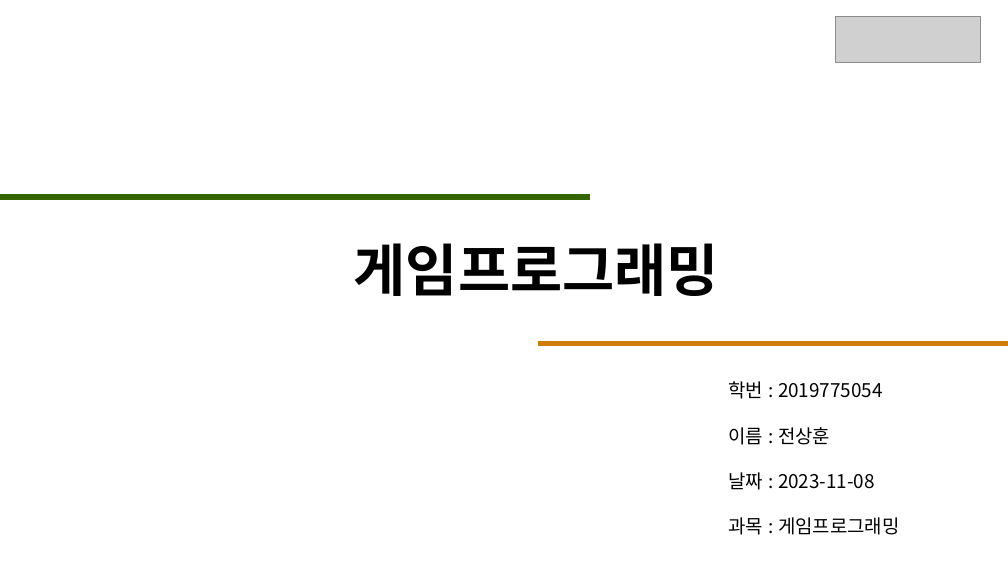
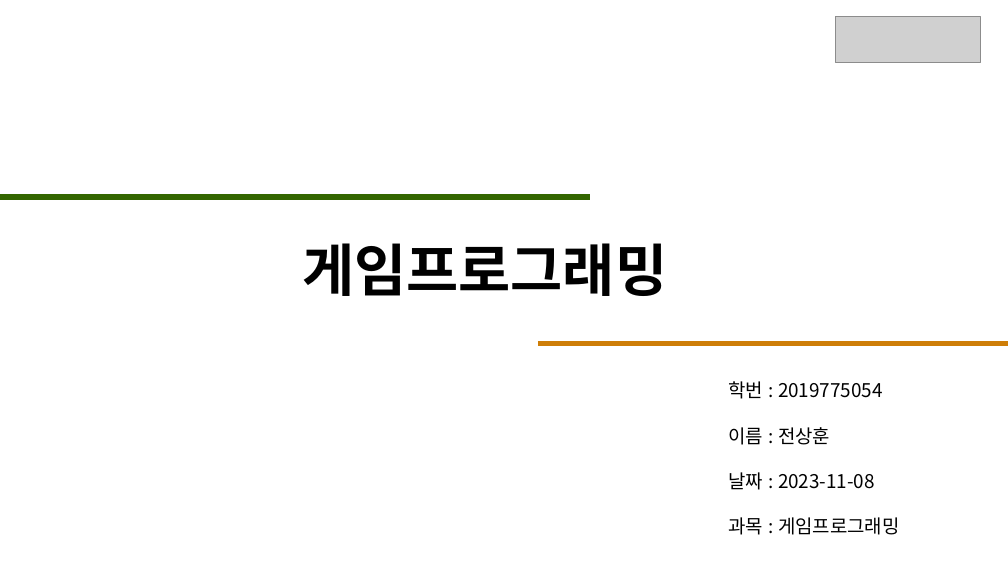
Before and after one commit to JeonSangHoon0711/2023-gameprogramming, a slide deck: slide 1 of 9week/2019775054.pptx. Drawn at 1008x567 pixels with LibreOffice and Linux fonts; fonts in the diff are those of the drawing; grey boxes stand for pictures. Boxes give left, top, right and bottom in pixels: in the first picture for what was removed or moved away, otherwise in the second. Text is boxed around its words. In the diff, an @@ line names an element or a change of style, - is before the commit and + after.

```diff
--- a/9week/2019775054.pptx
+++ b/9week/2019775054.pptx
@@ text "게임프로그래밍": place and size @@
-text "게임프로그래밍" at bbox=[354, 243, 719, 296]
+text "게임프로그래밍" at bbox=[302, 243, 667, 296]
```
Also in this commit, not shown: 2 other slides changed, 1 other file.
